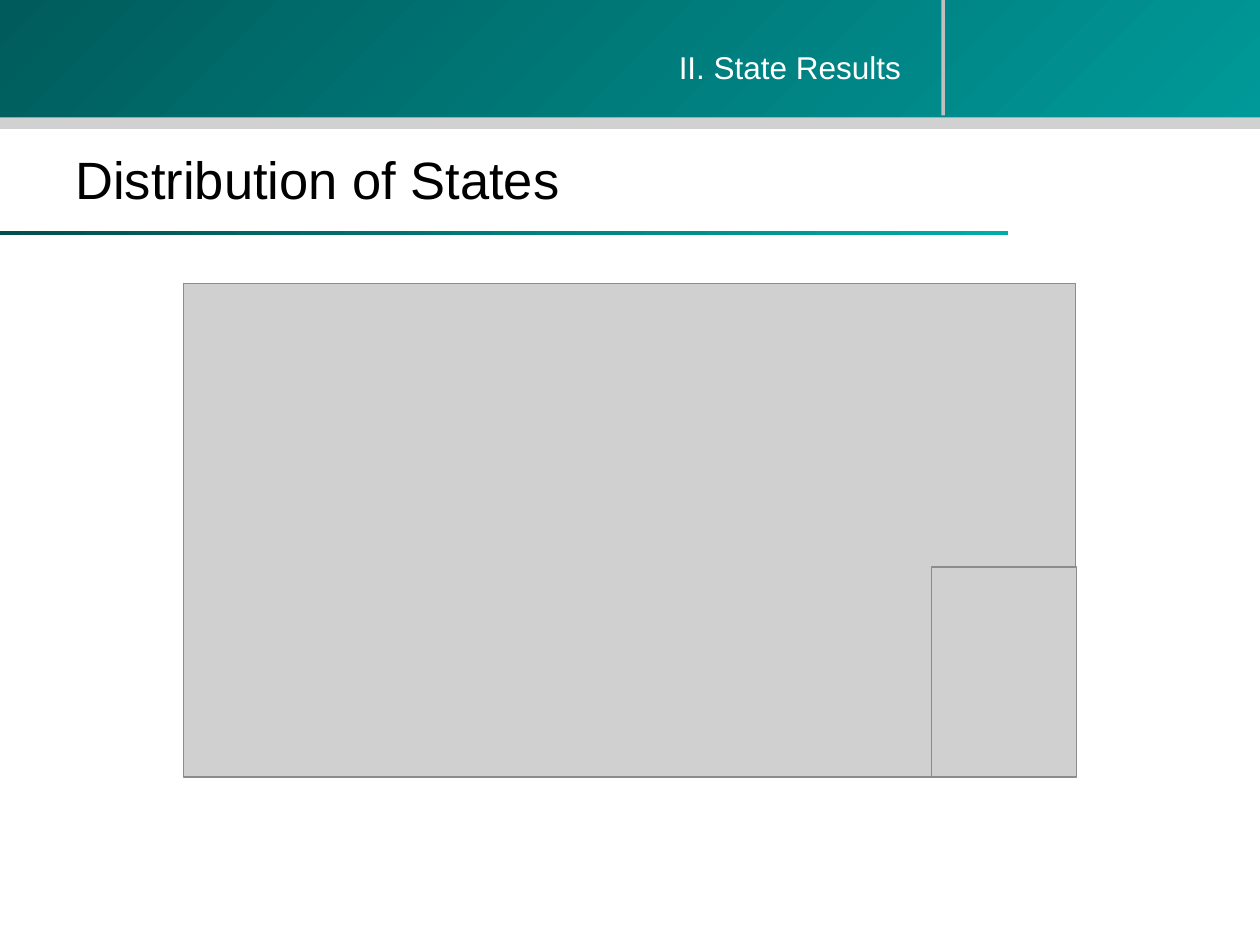
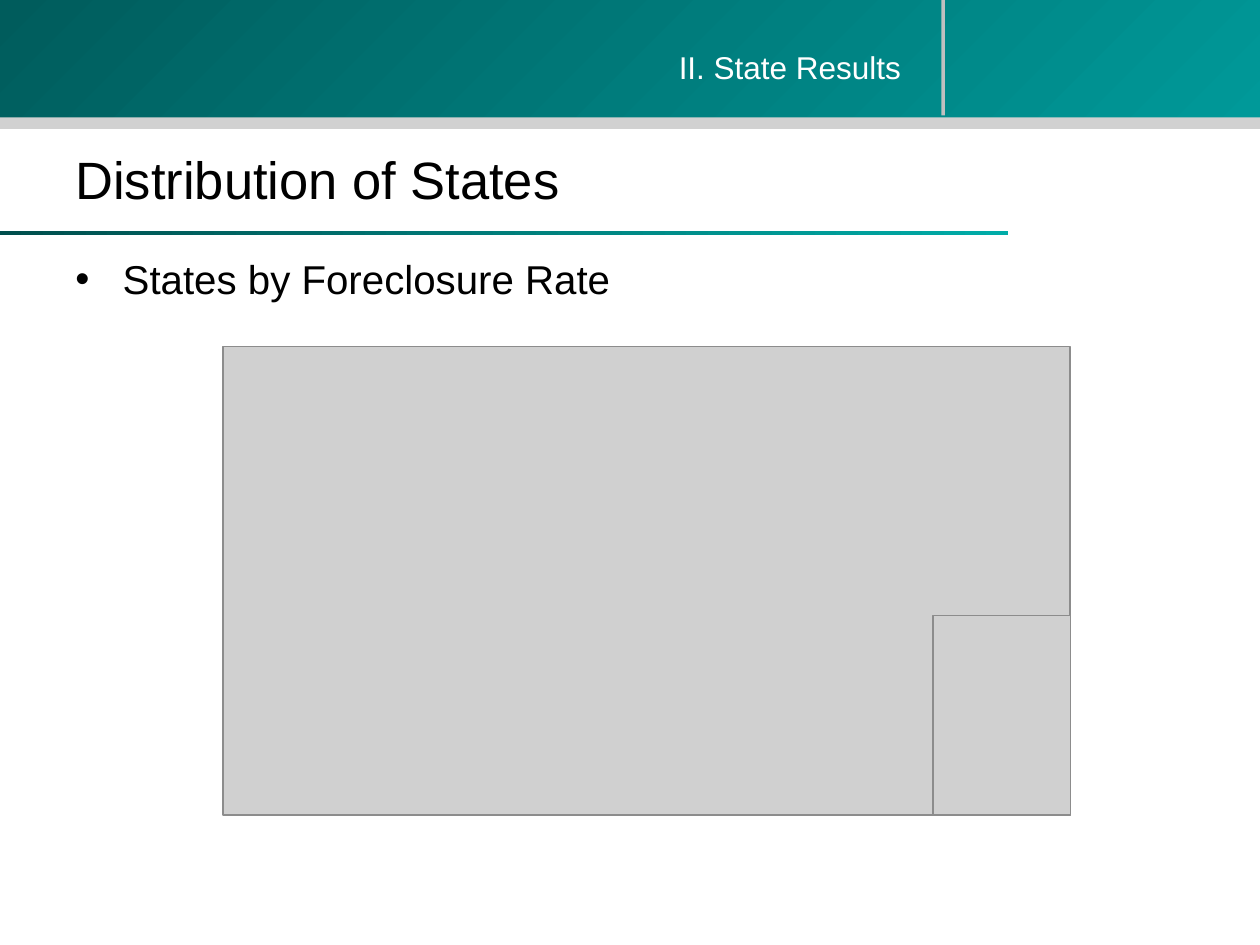
Before and after one commit to zhouzhenghui/svnrepository, a slide deck: slide 5 of SVNRepository/Presentation/M.Eng Final Presentation-take2.ppt. Drawn at 1260x945 pixels with LibreOffice and Linux fonts; fonts in the diff are those of the drawing; grey boxes stand for pictures; background and template pictures are left out. Boxes give left, top, right and bottom in pixels: in the first picture for what was removed or moved away, otherwise in the second. Text is boxed around its words. In the diff, an @@ line names an element or a change of style, - is before the commit and + after.

```diff
--- a/SVNRepository/Presentation/M.Eng Final Presentation-take2.ppt
+++ b/SVNRepository/Presentation/M.Eng Final Presentation-take2.ppt
@@ text added at (123,265,610,302), 23 pt, text #000000 @@
+• States by Foreclosure Rate
@@ picture: place and size @@
-picture at (183,284,1075,777)
+picture at (223,346,1070,815)
@@ picture: place and size @@
-picture at (931,567,1076,777)
+picture at (932,616,1071,815)
```
Also in this commit, not shown: 1 other slide changed, 2 slides added.
